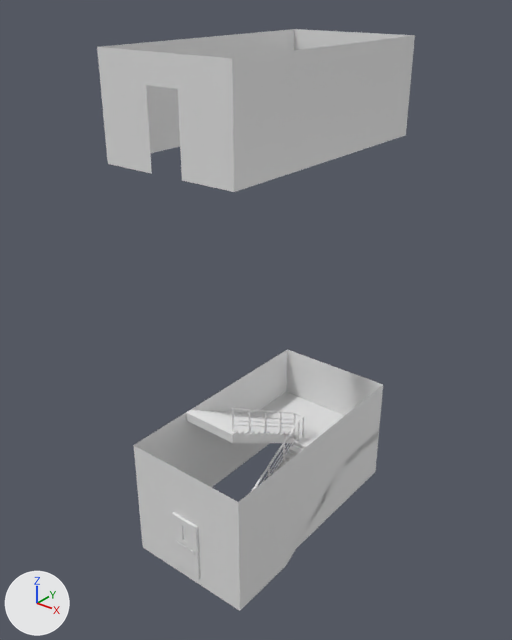
A saved change to the glTF model assets/elevatorNew/staircaseRepeat.glb.
The view is the same before and after, from a camera (50 mm lens) standing at (12.84, -16.62, 15.97) and looking at (-0.2, -0.32, 5.86). The axes (+X, +Y, +Z) are drawn at lower left. The lights are the same throughout. Where no turn or scale is listed for an object, it has been applied to the vertices.

The older version as bpy lines, for what is in view:
```python
me_cube_002 = bpy.data.meshes.new('Cube.002')
me_cube_002.from_pydata(...)  # 18 vertices, 22 faces; spans x -2.23..2.23, y -4.23..4.23, z 1.98..4.94
me_cube_041 = bpy.data.meshes.new('Cube.041')
me_cube_041.from_pydata(...)  # 98 vertices, 192 faces; spans x -1.07..1.07, y -1.75..1.86, z -1.36..1.01
me_cube_112 = bpy.data.meshes.new('Cube.112')
me_cube_112.from_pydata(...)  # 68 vertices, 126 faces; spans x 0.0..1.07, y -0.12..0.0, z -1.35..0.83
ob_cube_012 = bpy.data.objects.new('Cube.012', me_cube_041)
ob_cube_012.location = (1.16, 0.02, -0.86)
ob_doors_004 = bpy.data.objects.new('doors.004', me_cube_112)
ob_doors_004.location = (-0.53, -4.19, -0.53)
ob_emergency_exit_001 = bpy.data.objects.new('emergency exit.001', me_cube_002)
ob_emergency_exit_001.location = (0.0, 0.04, 9.42)
# also in view: 'emergency exit.002' at (0.0, 0.04, 0.15); 'Cube.011' at (0.0, -2.96, -2.05); 'Cube.008' at (0.0, 3.07, -0.02); 'Cube.009' at (-1.16, 0.08, 0.99)
```
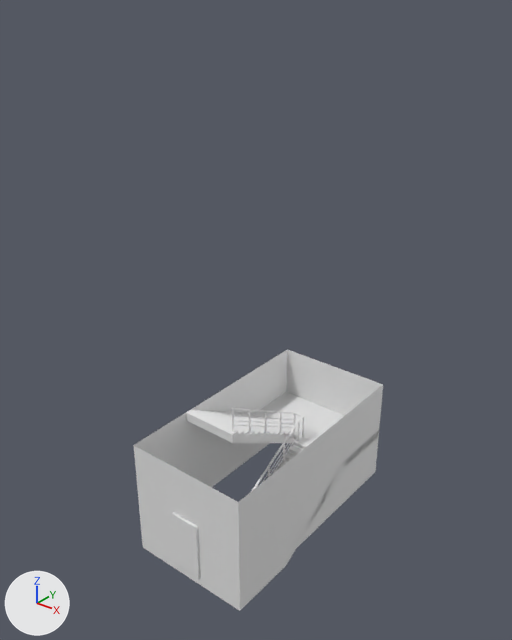
The change in detail:
Object 'doors.004' (ob_doors_004) moves from (-0.53, -4.19, -0.53) to (0.54, -4.24, -0.79).
Object 'doors.004' (ob_doors_004) turns from (0, 0, 0) to (0, 0, -180) degrees about x, y and z.
Object 'emergency exit.001' (ob_emergency_exit_001) is deleted.

Boxes (x1, y1, x2, y2) around the edits, measured in the pictures (512 x 640 px):
'emergency exit.001', deleted: before (97, 29, 415, 192)
'doors.004', moved, turned: (172, 512, 200, 579) in both
